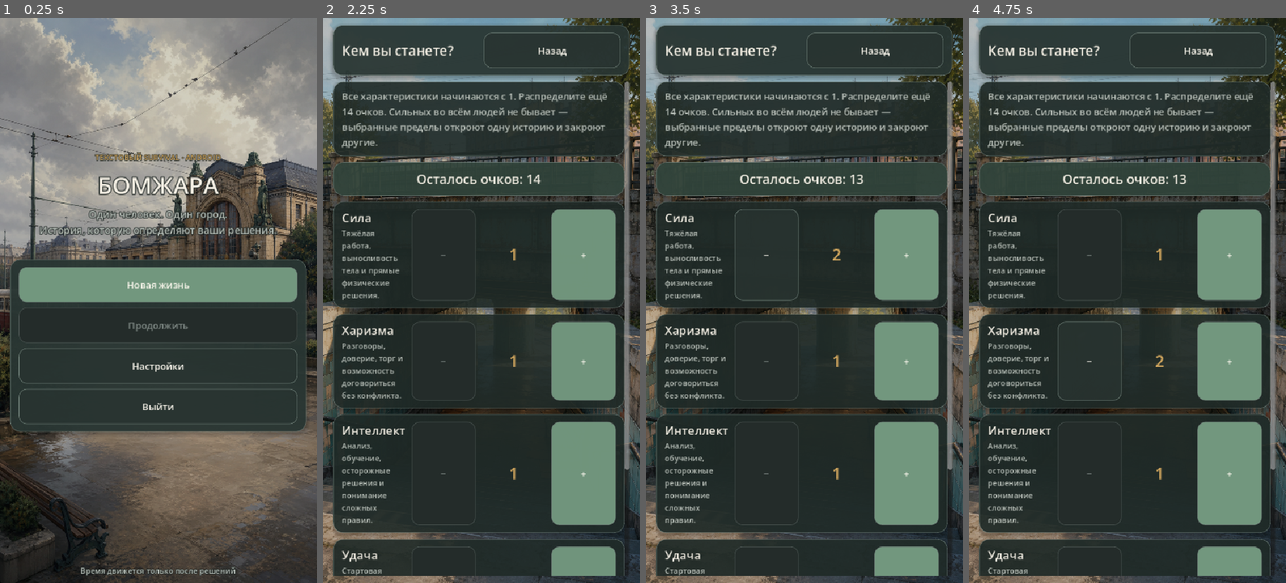
Above: before the commit, frames 1-4 (left to right).
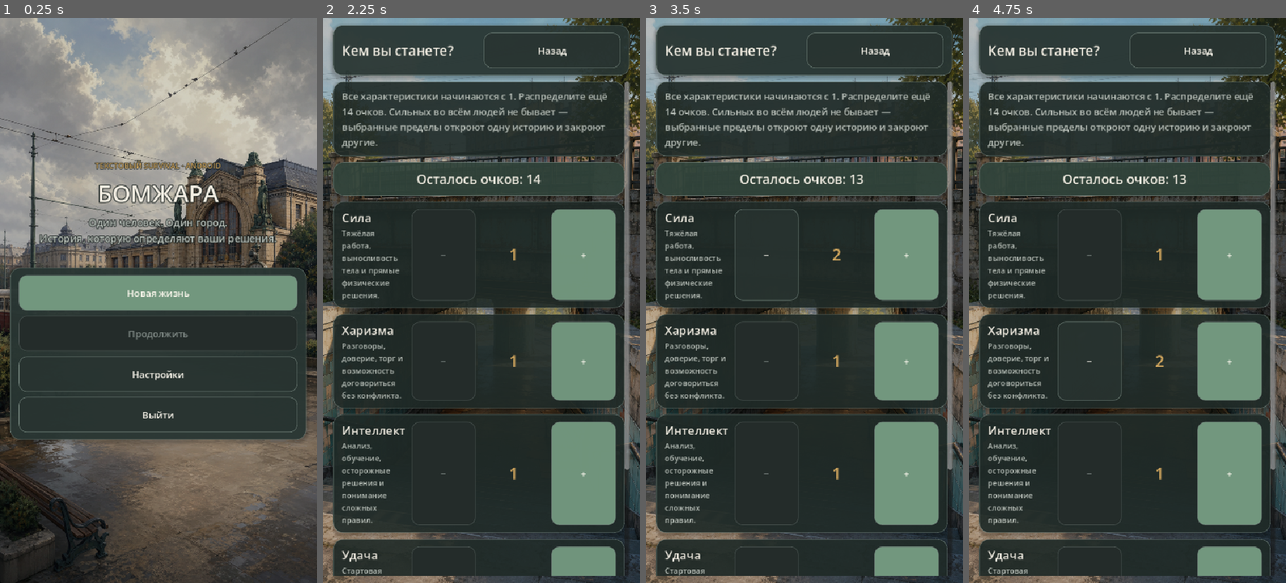
Above: after the commit, the same moments.

Repository: SZHerio/LesFlash
Game: Godot game, scene res://ui/main.tscn
The game is run twice, just before and just after one commit, with the same random seed, the same clock (stepped at 60 frames per second) and the same inputs.
Inputs:
- Up to frame 1 (0.25 s): no input
- Up to frame 2 (2.25 s): click "Новая жизнь" at 0.5 s; click "Назад" at 1.25 s; click "Новая жизнь" at 2 s
- Up to frame 3 (3.5 s): click "+" at 2.75 s
- Up to frame 4 (4.75 s): click "−" at 3.5 s; click "+" at 4.25 s

The runs differ from the first frame. In frame 1, 11% of the frame differs, in the area x 3-97%, y 23-99%; in frame 2, less than 0.1%; in frame 3, less than 0.1%; in frame 4, less than 0.1%.

Commit message:
fix: remove main menu time hint

Diff:
--- a/ui/main.gd
+++ b/ui/main.gd
@@ -180,10 +180,6 @@
 	var bottom_space := Control.new()
 	bottom_space.size_flags_vertical = Control.SIZE_EXPAND_FILL
 	screen.add_child(bottom_space)
-	var hint := _make_label("Время движется только после решений", 13, COLOUR_MUTED, false)
-	hint.horizontal_alignment = HORIZONTAL_ALIGNMENT_CENTER
-	_add_menu_text_outline(hint, 4)
-	screen.add_child(hint)
 	_animate_screen(screen)
 
 
